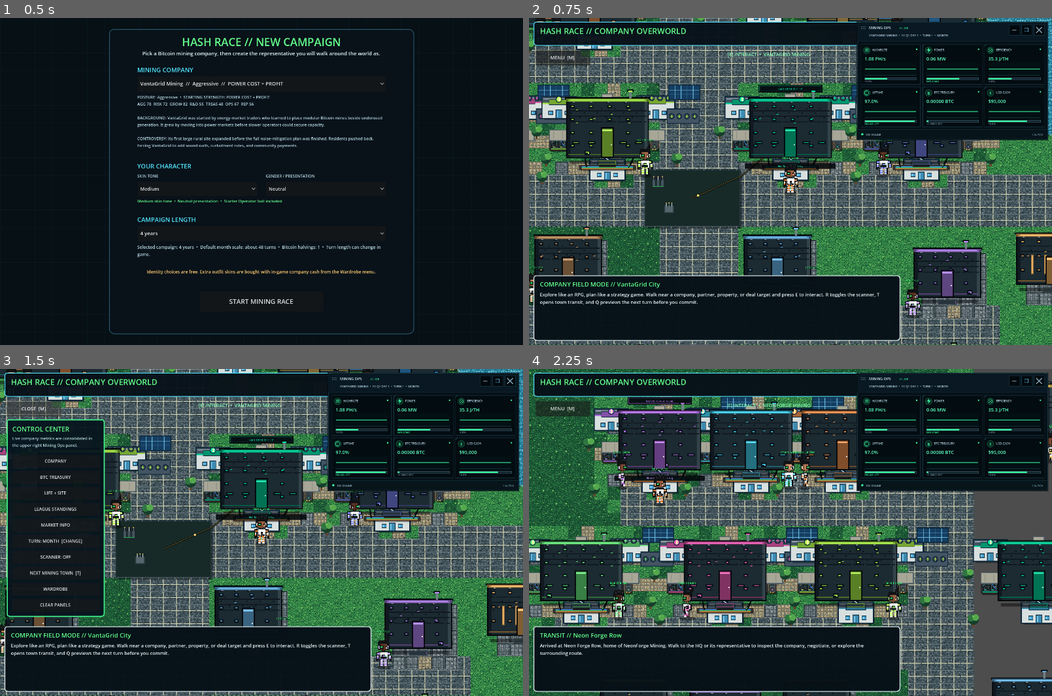
Above: before the commit, frames 1-4 (two rows, left to right).
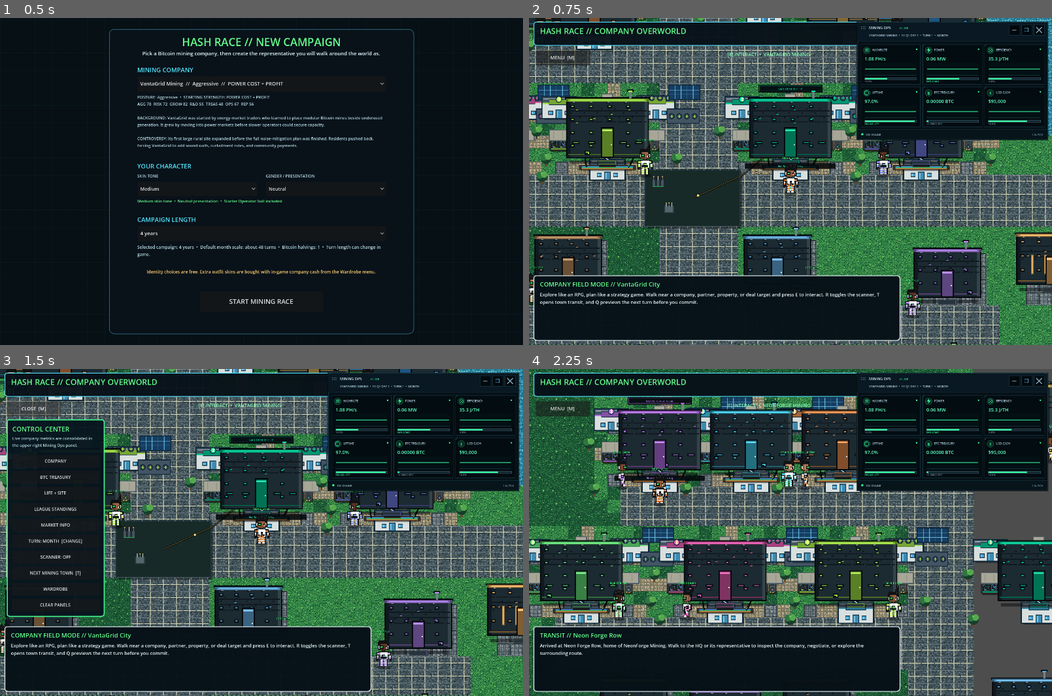
Above: after the commit, the same moments.

Repository: 1freetech/HashRace
Game: Godot game, scene res://scenes/campaign_setup.tscn
The game is run twice, just before and just after one commit, with the same random seed, the same clock (stepped at 60 frames per second) and the same inputs.
Inputs:
- Up to frame 1 (0.5 s): no input
- Up to frame 2 (0.75 s): click "START MINING RACE" at 0.5 s
- Up to frame 3 (1.5 s): click "MENU [M]" at 1.25 s
- Up to frame 4 (2.25 s): click "NEXT MINING TOWN [T]" at 2 s

Frame 1 is identical in both runs. In frame 2, 1.2% of the frame differs, in the area x 0-90%, y 8-93%; in frame 3, 1.0%; in frame 4, 0.8%.

Commit message:
Keep building lots off live roads

Diff:
--- a/Godot/scripts/world_gbc.gd
+++ b/Godot/scripts/world_gbc.gd
@@ -73,27 +73,41 @@
 	# road material in one operation, mirroring its Ctrl+click replace workflow.
 	tile_ops_changed = TileOps.substitute_tile(art_cells, TILE_ROAD_TEMP, TILE_ROAD)
 
-	# Stamp readable company lots around every mining HQ/town.
+	# Stamp readable company lots around every mining HQ/town. Lots may touch
+	# a curb, but never replace a live road or water tile.
 	for raw_zone in town_zones:
 		var zone: Dictionary = raw_zone
 		var center: Vector2 = zone["center"]
 		var c: Vector2i = _world_to_art_cell(center)
-		GBPaint.paint_rect(art_cells, c.x - 3, c.y - 3, 7, 6, TILE_LOT, art_columns, art_rows)
-		GBPaint.paint_rect(art_cells, c.x - 1, c.y + 3, 3, 1, TILE_PLAZA, art_columns, art_rows)
-
-	# Partner/business pads receive smaller paved footprints.
+		_paint_route_safe_rect(c.x - 3, c.y - 3, 7, 6, TILE_LOT)
+		_paint_route_safe_rect(c.x - 1, c.y + 3, 3, 1, TILE_PLAZA)
+
+	# Partner/business pads use the same road-preserving rule so a large paved
+	# apron cannot visually erase the street beside the building.
 	for raw_entity in entities:
 		var entity: Dictionary = raw_entity
 		var kind: String = String(entity["kind"])
 		if kind == "partner" or kind == "machines" or kind == "power" or kind == "bank" or kind == "land":
 			var c: Vector2i = _world_to_art_cell(entity["pos"])
-			GBPaint.paint_rect(art_cells, c.x - 2, c.y - 2, 5, 5, TILE_LOT, art_columns, art_rows)
-			GBPaint.paint_rect(art_cells, c.x, c.y + 2, 1, 1, TILE_PLAZA, art_columns, art_rows)
+			_paint_route_safe_rect(c.x - 2, c.y - 2, 5, 5, TILE_LOT)
+			_paint_route_safe_rect(c.x, c.y + 2, 1, 1, TILE_PLAZA)
 
 	# Use the Tilemap Studio queue-based flood fill on the north-west connected
 	# grass region to create a second terrain shade without touching roads/lots.
 	tile_ops_changed += TileOps.flood_fill(art_cells, Vector2i(0, 0), TILE_GRASS_DARK, art_columns, art_rows)
 	gbc_map_ready = true
+
+func _paint_route_safe_rect(x: int, y: int, width: int, height: int, value: int) -> void:
+	for xi in range(x, x + width):
+		for yi in range(y, y + height):
+			if xi < 0 or yi < 0 or xi >= art_columns or yi >= art_rows:
+				continue
+			var cell := Vector2i(xi, yi)
+			var existing: int = int(art_cells.get(cell, TILE_GRASS))
+			if existing == TILE_ROAD or existing == TILE_WATER:
+				continue
+			art_cells[cell] = value
+
 
 func _world_to_art_cell(pos: Vector2) -> Vector2i:
 	return Vector2i(
